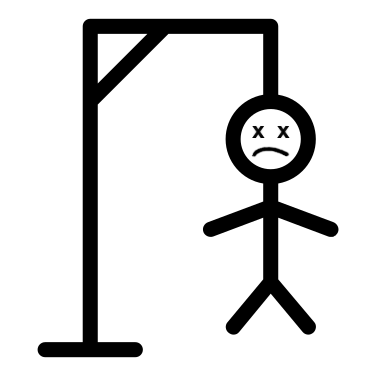
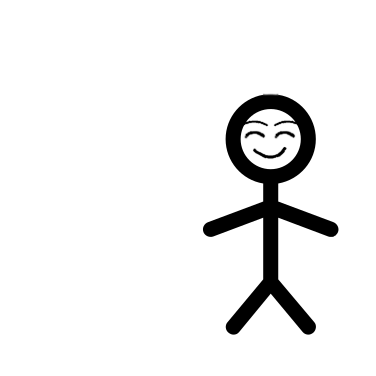
Two versions of the same layered image (376x376). Layer-by-layer changes:
hid "12" over [37, 18, 298, 358]
added layer "14" above "face dead" over [243, 92, 298, 160]
hid "face dead" over [251, 115, 298, 160]
added layer "face happy" above "face" over [243, 115, 298, 160]
